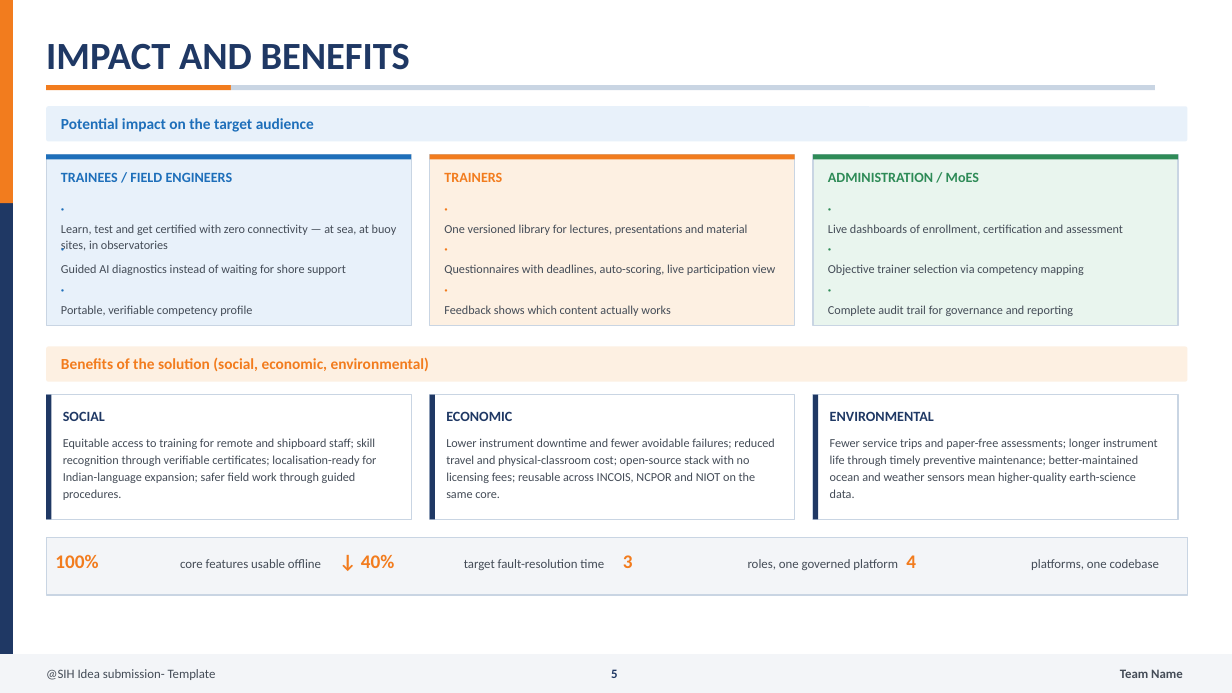
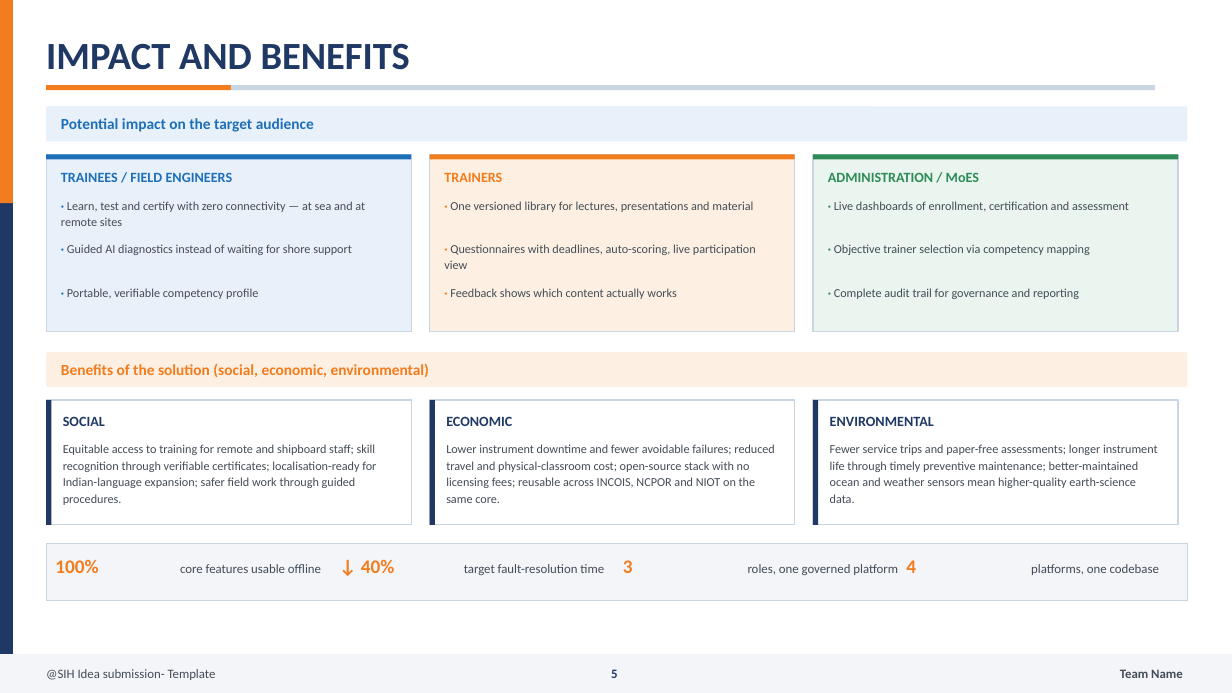
Before and after one commit to surendarr9500-stack/surendar-, a slide deck: slide 5 of docs/ppt/SIH2026_IDEA_CAPACITY_CONNECT_26075.pptx. Drawn at 1232x693 pixels with LibreOffice and Linux fonts; fonts in the diff are those of the drawing. Boxes give left, top, right and bottom in pixels: in the first picture for what was removed or moved away, otherwise in the second. Text is boxed around its words. In the diff, an @@ line names an element or a change of style, - is before the commit and + after.

Commit message:
docs(ppt): fix run/paragraph layout bug, measure-based bullet spacing, add slide previews and README

```diff
--- a/docs/ppt/SIH2026_IDEA_CAPACITY_CONNECT_26075.pptx
+++ b/docs/ppt/SIH2026_IDEA_CAPACITY_CONNECT_26075.pptx
@@ rectangle: place and size @@
-rectangle at <box>46,154,411,325</box>
+rectangle at <box>46,154,411,332</box>
@@ rectangle: place and size @@
-rectangle at <box>430,154,795,325</box>
+rectangle at <box>430,154,795,332</box>
@@ rectangle: place and size @@
-rectangle at <box>813,154,1178,325</box>
+rectangle at <box>813,154,1178,332</box>
@@ text at <box>61,201,365,226</box>: text changed @@
-·
-Learn, test and get certified with zero connectivity — at sea, at buoy sites, in observatories
+· Learn, test and certify with zero connectivity — at sea and at remote sites
@@ text at <box>450,201,753,212</box>: text changed @@
-·
-One versioned library for lectures, presentations and material
+· One versioned library for lectures, presentations and material
@@ text at <box>834,201,1129,212</box>: text changed @@
-·
-Live dashboards of enrollment, certification and assessment
+· Live dashboards of enrollment, certification and assessment
@@ text at <box>67,244,352,255</box>: text changed @@
-·
-Guided AI diagnostics instead of waiting for shore support
+· Guided AI diagnostics instead of waiting for shore support
@@ text at <box>444,244,756,269</box>: text changed @@
-·
-Questionnaires with deadlines, auto-scoring, live participation view
+· Questionnaires with deadlines, auto-scoring, live participation view
@@ text at <box>834,244,1090,255</box>: text changed @@
-·
-Objective trainer selection via competency mapping
+· Objective trainer selection via competency mapping
@@ text at <box>67,288,258,299</box>: text changed @@
-·
-Portable, verifiable competency profile
+· Portable, verifiable competency profile
@@ text at <box>450,288,676,299</box>: text changed @@
-·
-Feedback shows which content actually works
+· Feedback shows which content actually works
@@ text at <box>834,288,1079,299</box>: text changed @@
-·
-Complete audit trail for governance and reporting
+· Complete audit trail for governance and reporting
@@ 15 texts, 7 rectangles, 1 rounded rectangle: place and size @@
-15 texts, 7 rectangles, 1 rounded rectangle at <box>46,347,1188,595</box>
+15 texts, 7 rectangles, 1 rounded rectangle at <box>46,352,1188,601</box>
```
Also in this commit, not shown: 3 other slides changed, 9 other files.
